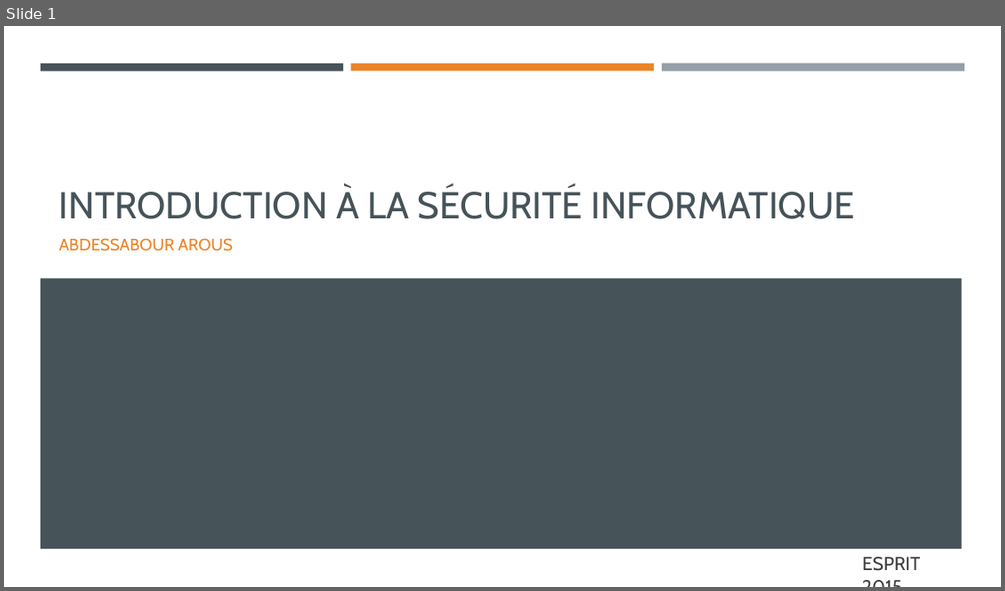
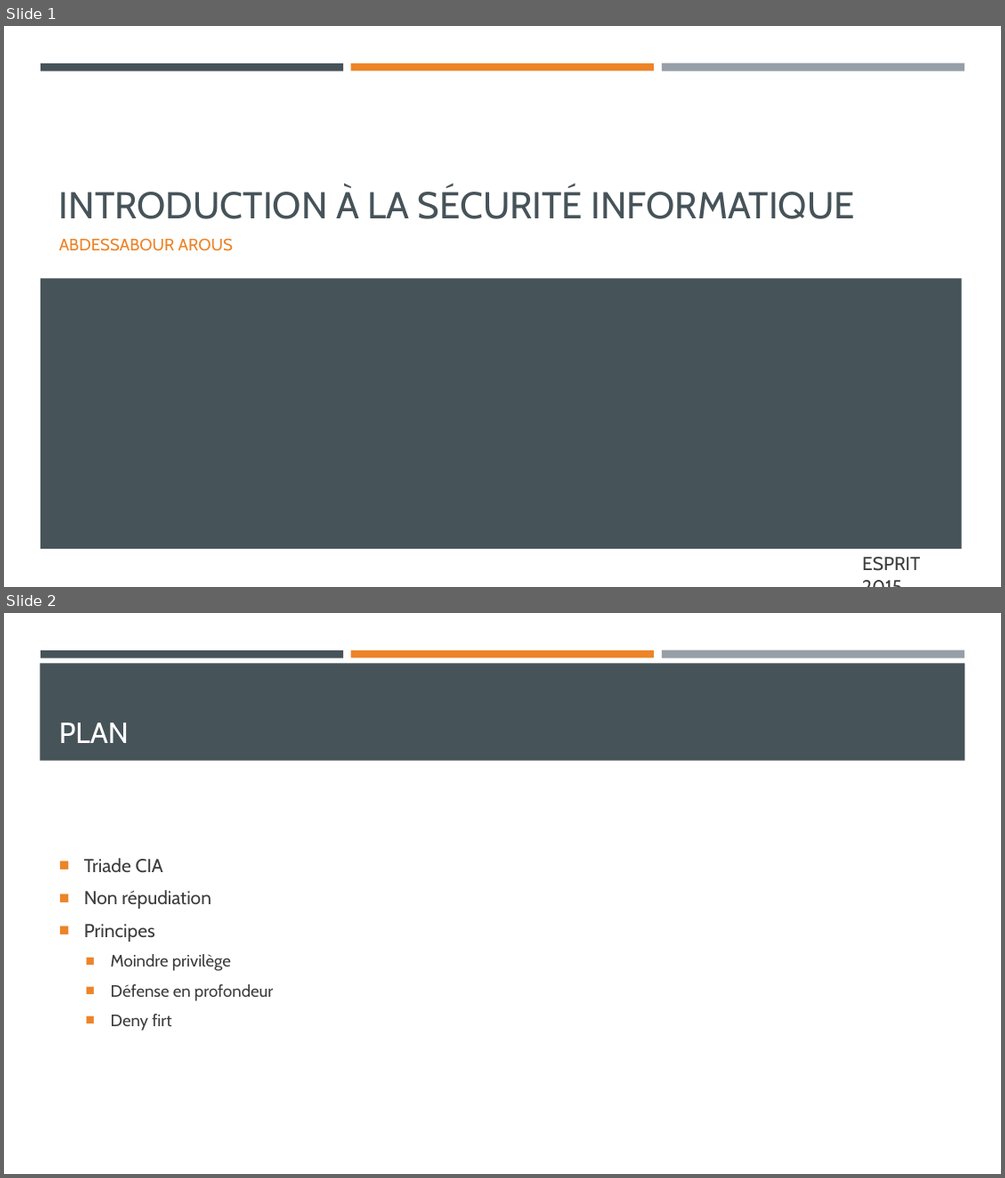
Before and after one commit to fksontini/NetworkSecurityClass, a slide deck: ESPRIT-4CINFO1-Mai-Juin-2015/Diapositives/1. Introduction à la Sécurité Informatique.pptx. Shown one above the other, each under a label of ours: slide 1 before the commit, slides 1 and 2 after it. The pictures are 1005x591 and 1005x1178 pixels, drawn with LibreOffice and Linux fonts; fonts in the diff are those of the drawing. Boxes give left, top, right and bottom in pixels: in the first picture for what was removed or moved away, otherwise in the second. Text is boxed around its words. In the diff, an @@ line names an element or a change of style, - is before the commit and + after.

```diff
--- a/ESPRIT-4CINFO1-Mai-Juin-2015/Diapositives/1. Introduction à la Sécurité Informatique.pptx
+++ b/ESPRIT-4CINFO1-Mai-Juin-2015/Diapositives/1. Introduction à la Sécurité Informatique.pptx
@@ slide 2 added at (4,613,1001,1174), background #FFFFFF; not listed: 3 template elements that a slide beside it also shows @@
@@ rectangle added at (40,663,965,761), fill #465359 @@
@@ title added at (59,722,129,743), 28 pt, text #FFFFFF @@
+PLAN
@@ text added at (84,858,273,1030), 16 pt, text #3D3D3D @@
+■ Triade CIA
+■ Non répudiation
+■ Principes
+  ■ Moindre privilège
+  ■ Défense en profondeur
+  ■ Deny firt
```
Also in this commit, not shown: 4 other slides added, 2 other files.
